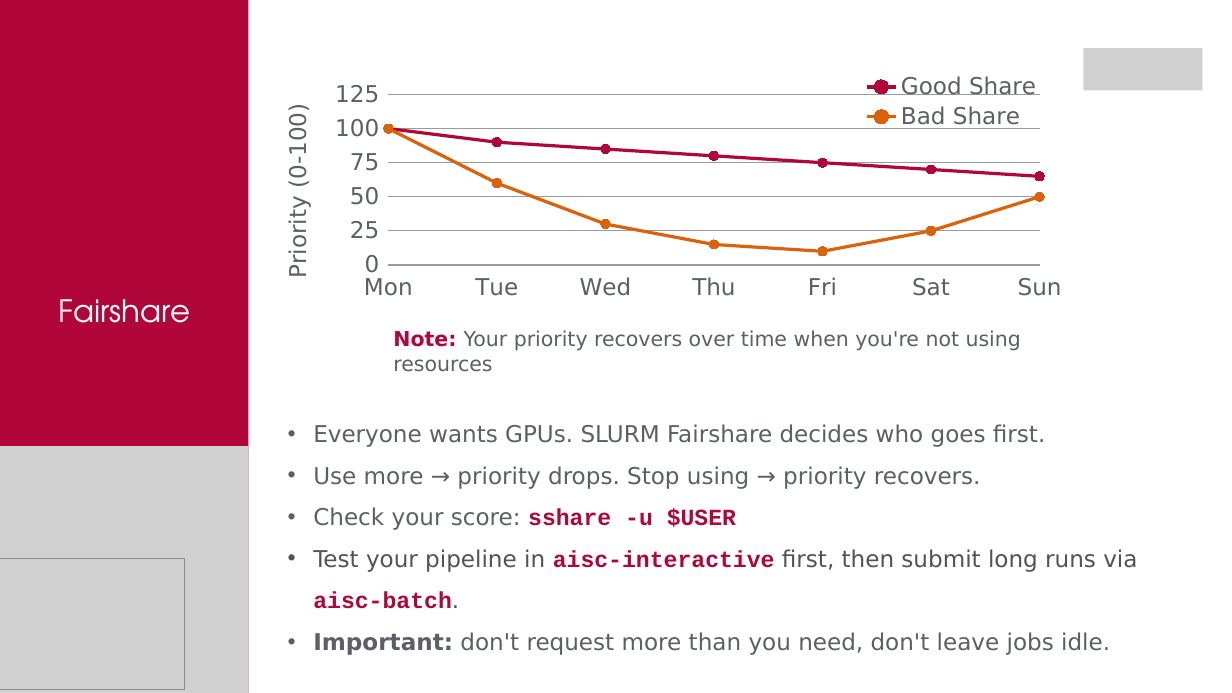
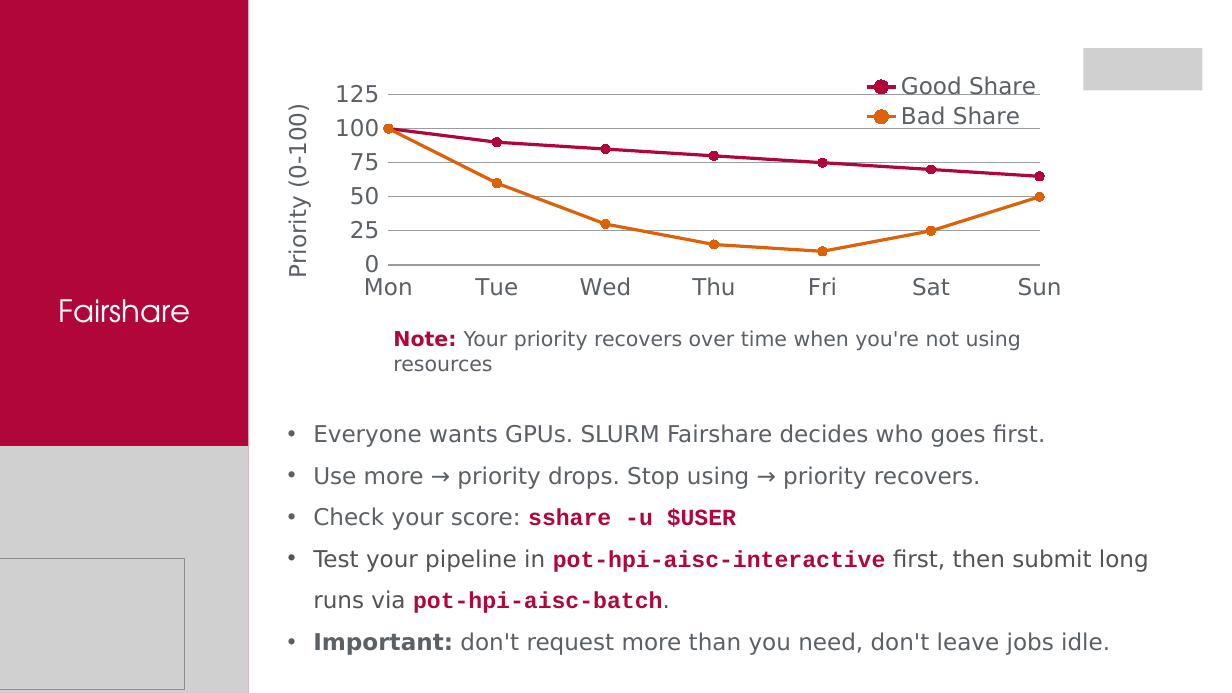
Before and after one commit to aihpi/workshop-slurm, a slide deck: slide 32 of slides/workshop-slurm.pptx. Drawn at 1232x693 pixels with LibreOffice and Linux fonts; fonts in the diff are those of the drawing; grey boxes stand for pictures. Boxes give left, top, right and bottom in pixels: in the first picture for what was removed or moved away, otherwise in the second. Text is boxed around its words. In the diff, an @@ line names an element or a change of style, - is before the commit and + after.

```diff
--- a/slides/workshop-slurm.pptx
+++ b/slides/workshop-slurm.pptx
@@ text at <box>313,549,1149,613</box>: text changed @@
-• Test your pipeline in aisc-interactive first, then submit long runs via aisc-batch.
+• Test your pipeline in pot-hpi-aisc-interactive first, then submit long runs via pot-hpi-aisc-batch.
```
Also in this commit, not shown: 13 other slides changed, 2 slides added, 2 slides removed, 1 other file.
